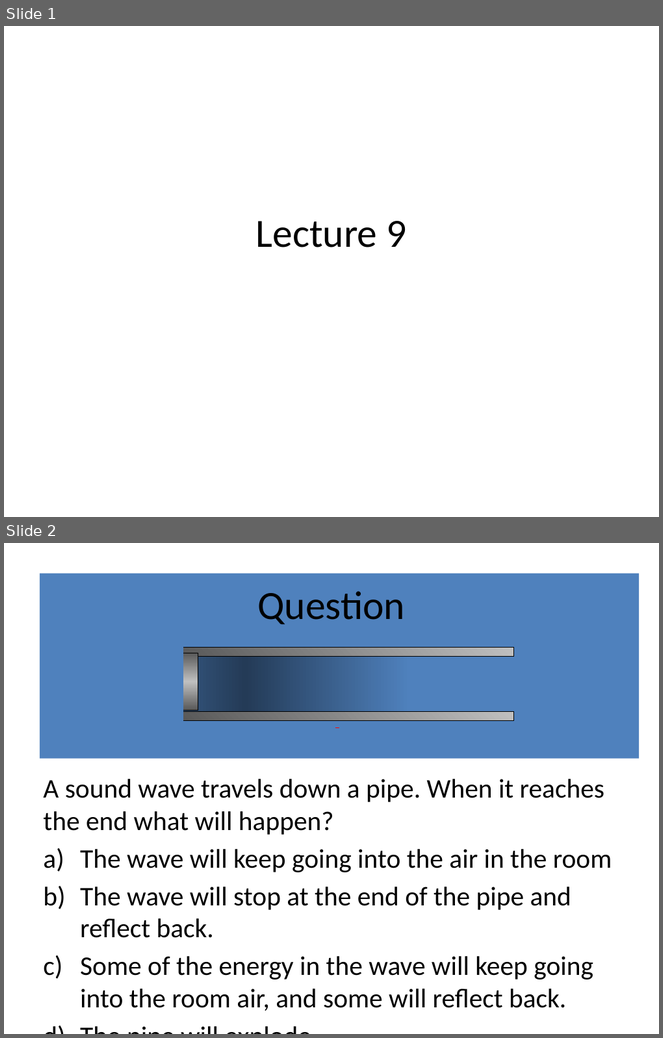
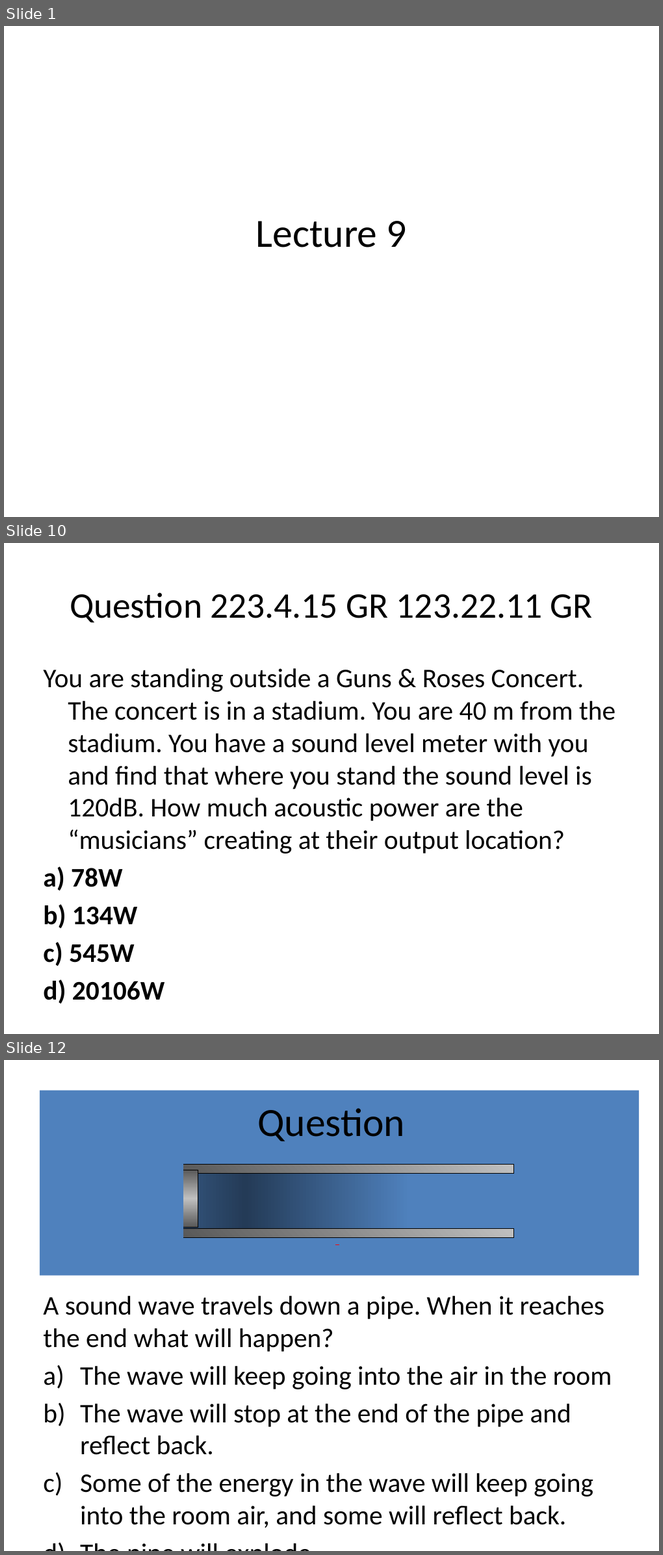
Before and after one commit to rtlines/Introductory-Physics-II, a slide deck: Lecture_Slides/PH 123 Lecture 09.pptx. Shown one above the other, each under a label of ours: slides 1 and 2 before the commit, slides 1, 10 and 12 after it; the slides between them are not shown. The pictures are 663x1038 and 663x1555 pixels, drawn with LibreOffice and Linux fonts; fonts in the diff are those of the drawing. Boxes give left, top, right and bottom in pixels: in the first picture for what was removed or moved away, otherwise in the second. Text is boxed around its words. In the diff, an @@ line names an element or a change of style, - is before the commit and + after.

```diff
--- a/Lecture_Slides/PH 123 Lecture 09.pptx
+++ b/Lecture_Slides/PH 123 Lecture 09.pptx
@@ slide 10 added at box(4, 543, 659, 1034), background #FFFFFF @@
@@ title added at box(70, 592, 593, 623), 39.6 pt, text #000000 @@
+Question 223.4.15 GR 123.22.11 GR
@@ text added at box(43, 668, 616, 966), 29.6 pt, text #000000 @@
+You are standing outside a Guns & Roses Concert. The concert is in a stadium. You are 40 m from the stadium. You have a sound level meter with you and find that where you stand the sound level is 120dB. How much acoustic power are the “musicians” creating at their output location?
+a) 78W
+b) 134W
+c) 545W
+d) 20106W
@@ what was slide 2 is now slide 12 @@
```
Also in this commit, not shown: 12 other slides added, 51 other files.
